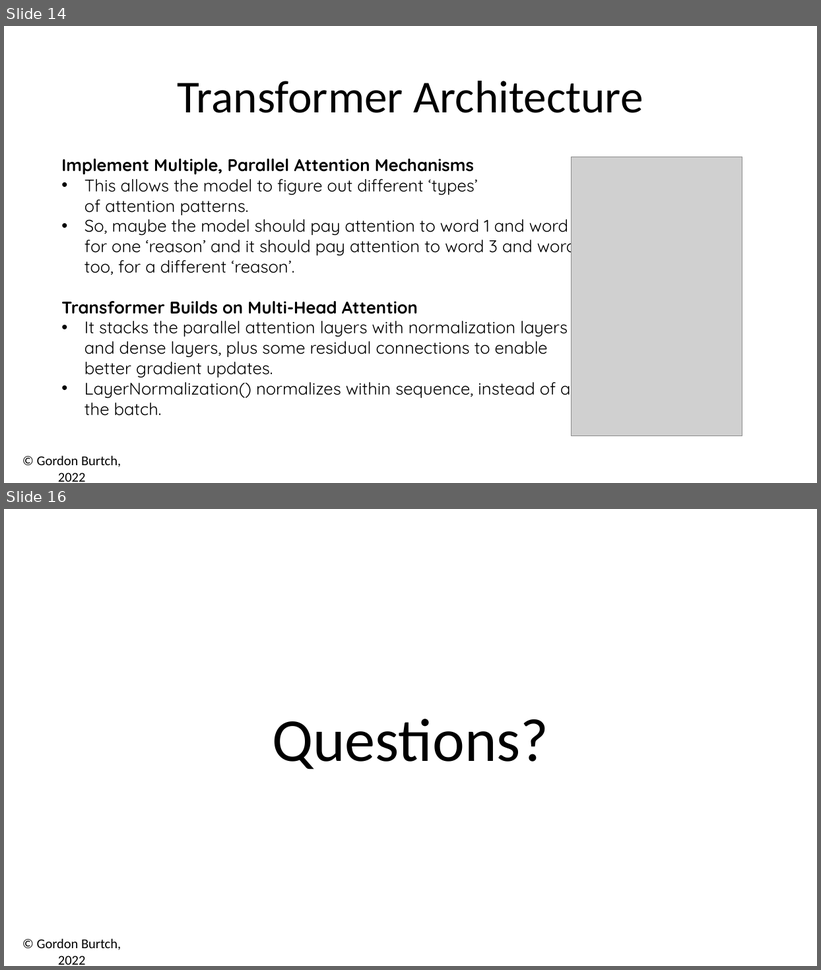
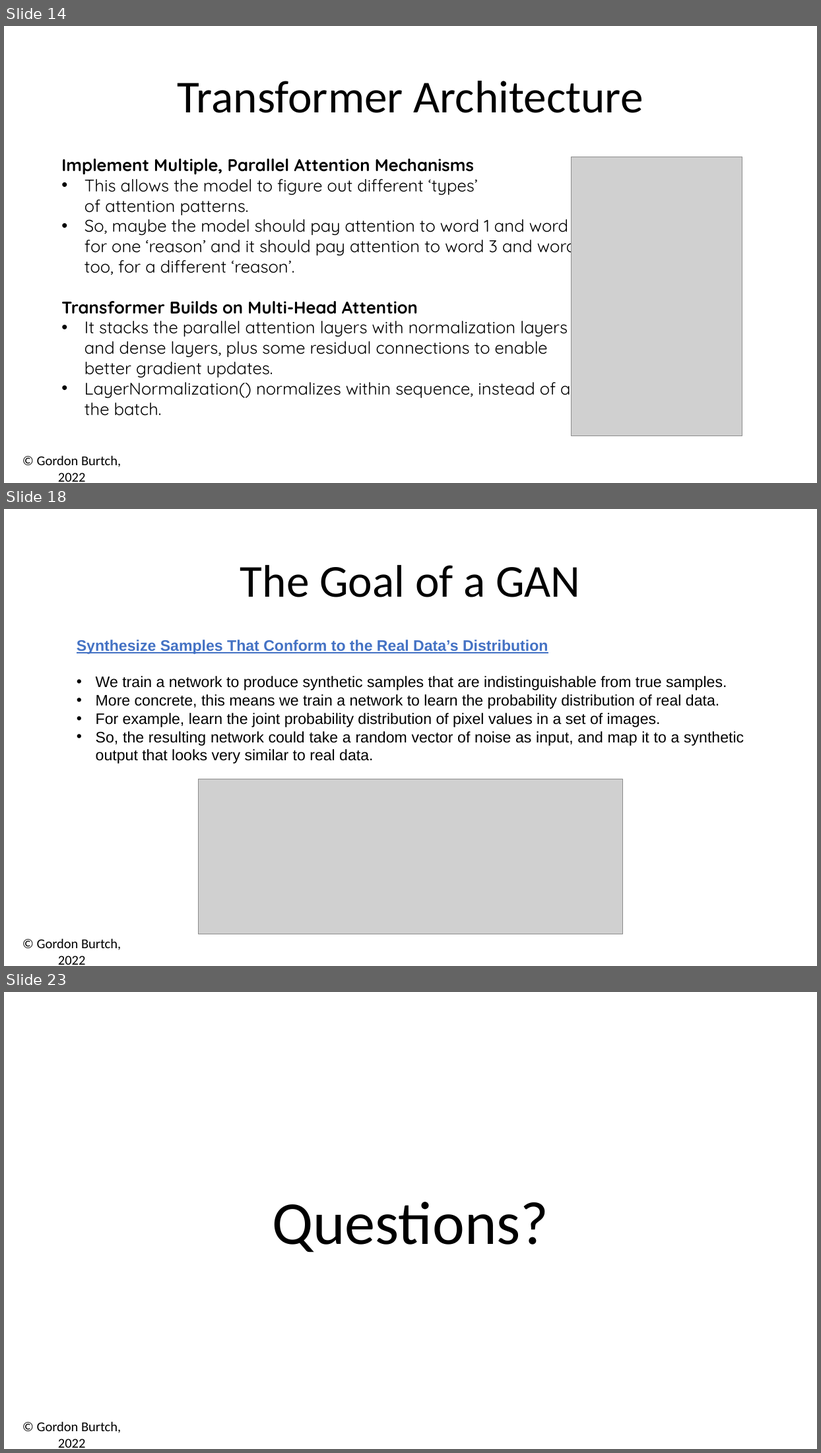
Before and after one commit to gburtch/NYU---ModernAI, a slide deck: Session 6/06b - RNNs for Text.pptx. Shown one above the other, each under a label of ours: slides 14 and 16 before the commit, slides 14, 18 and 23 after it; the slides between them are not shown. The pictures are 821x970 and 821x1453 pixels, drawn with LibreOffice and Linux fonts; fonts in the diff are those of the drawing; grey boxes stand for pictures. Boxes give left, top, right and bottom in pixels: in the first picture for what was removed or moved away, otherwise in the second. Text is boxed around its words. In the diff, an @@ line names an element or a change of style, - is before the commit and + after.

```diff
--- a/Session 6/06b - RNNs for Text.pptx
+++ b/Session 6/06b - RNNs for Text.pptx
@@ slide 18 added at (x1=4, y1=509, x2=817, y2=966), background #FFFFFF; not listed: 1 template element that a slide beside it also shows @@
@@ text added at (x1=240, y1=565, x2=580, y2=597), 54 pt, text #000000 @@
+The Goal of a GAN
@@ text added at (x1=77, y1=640, x2=744, y2=764), 18 pt, text #000000 @@
+Synthesize Samples That Conform to the Real Data’s Distribution
+• We train a network to produce synthetic samples that are indistinguishable from true samples.
+• More concrete, this means we train a network to learn the probability distribution of real data.
+• For example, learn the joint probability distribution of pixel values in a set of images.
+• So, the resulting network could take a random vector of noise as input, and map it to a synthetic output that looks very similar to real data.
@@ picture added at (x1=199, y1=779, x2=623, y2=934) @@
@@ what was slide 16 is now slide 23 @@
```
Also in this commit, not shown: 3 slides changed, 6 other slides added, 26 other files.
